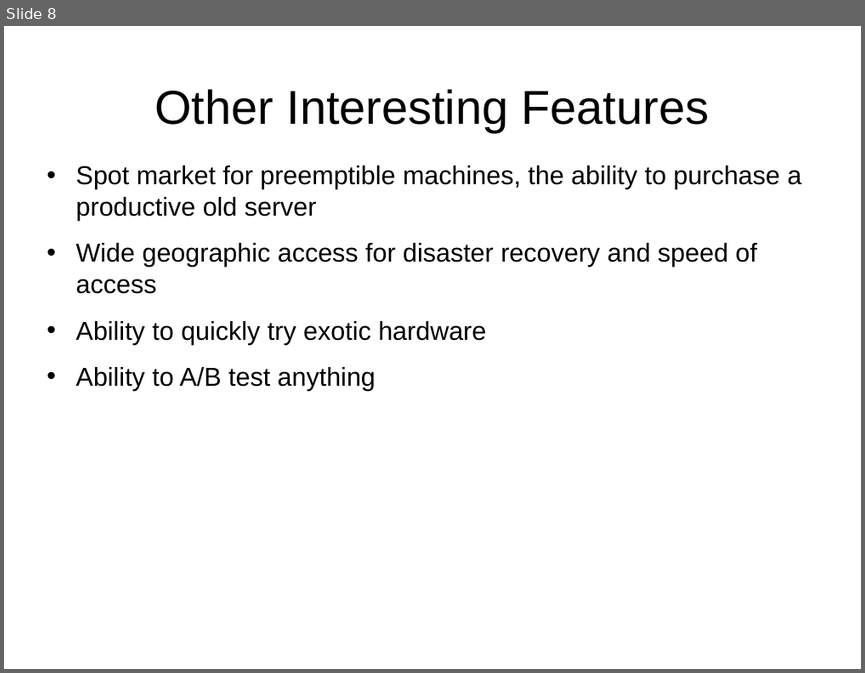
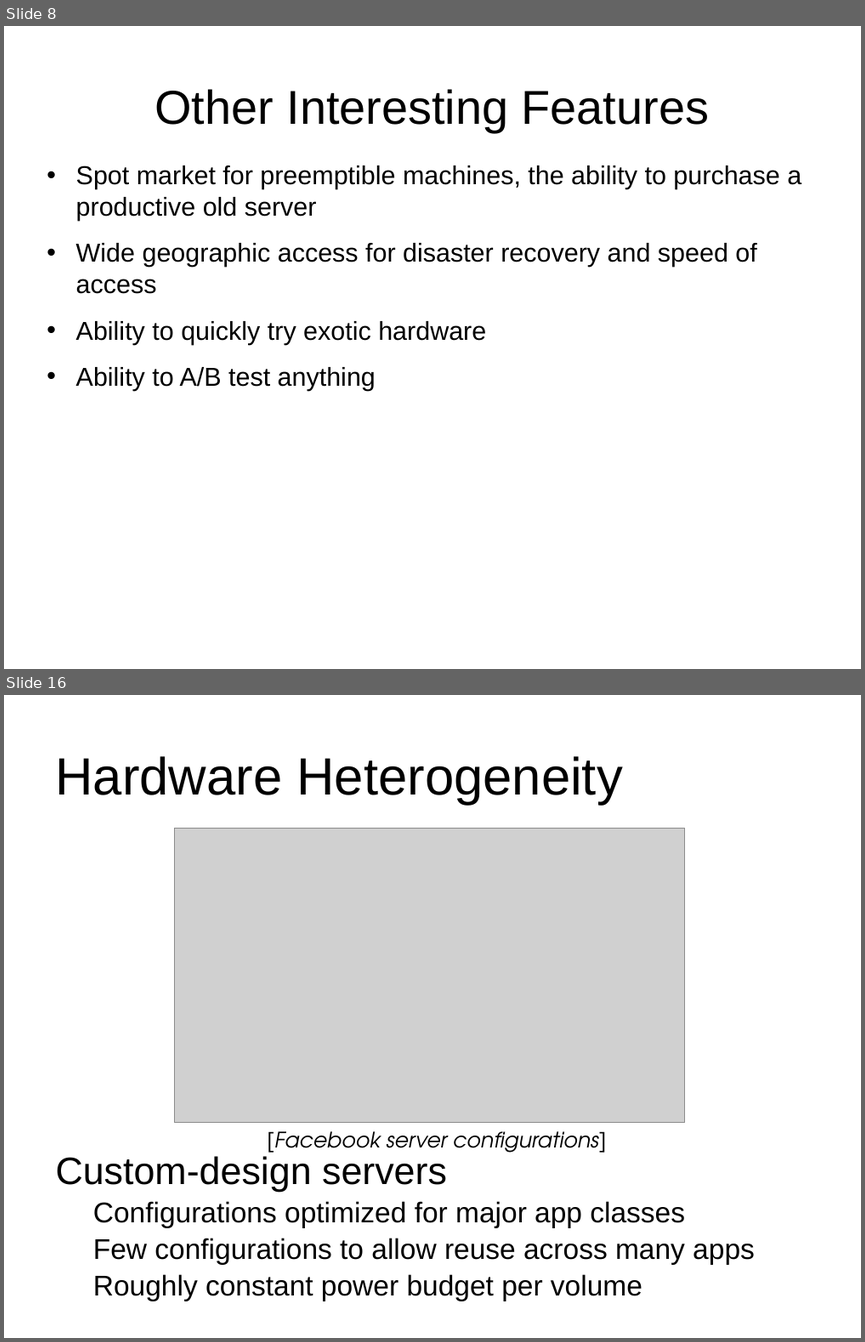
Before and after one commit to j-avdeev/Cloud-Computing-Technology, a slide deck: CCT - lec1 - Cloud computing overview.odp. Shown one above the other, each under a label of ours: slide 8 before the commit, slides 8 and 16 after it; the slides between them are not shown. The pictures are 865x673 and 865x1342 pixels, drawn with LibreOffice and Linux fonts; fonts in the diff are those of the drawing; grey boxes stand for pictures. Boxes give left, top, right and bottom in pixels: in the first picture for what was removed or moved away, otherwise in the second. Text is boxed around its words. In the diff, an @@ line names an element or a change of style, - is before the commit and + after.

```diff
--- a/CCT - lec1 - Cloud computing overview.odp
+++ b/CCT - lec1 - Cloud computing overview.odp
@@ slide 16 added at (x1=4, y1=695, x2=861, y2=1338), background #FFFFFF @@
@@ title added at (x1=56, y1=756, x2=623, y2=805), 48.5 pt, text #000000 @@
+Hardware Heterogeneity
@@ picture added at (x1=174, y1=828, x2=684, y2=1123) @@
@@ text added at (x1=267, y1=1131, x2=606, y2=1152), 19.8 pt, text #000000, italic @@
+[Facebook server configurations]
@@ text added at (x1=56, y1=1156, x2=755, y2=1300), 26.4 pt, text #000000 @@
+Custom-design servers
+    Configurations optimized for major app classes
+    Few configurations to allow reuse across many apps
+    Roughly constant power budget per volume
```
Also in this commit, not shown: 20 other slides added, 1 other file.
